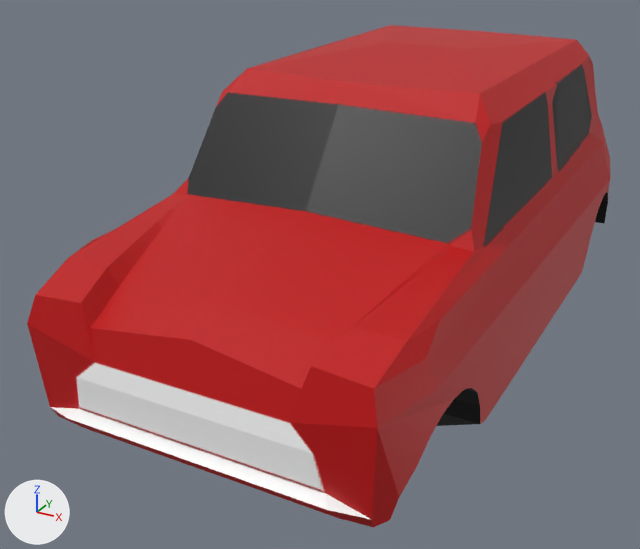
Before and after pictures for a commit that changed the glTF model public/cars/car1.glb.
Before and after are seen from a 50 mm camera at (1.48, -3.3, 1.41) aimed at (-0.22, -0.22, -0.13). The lights are fixed; the arrows at lower left show +X, +Y and +Z.
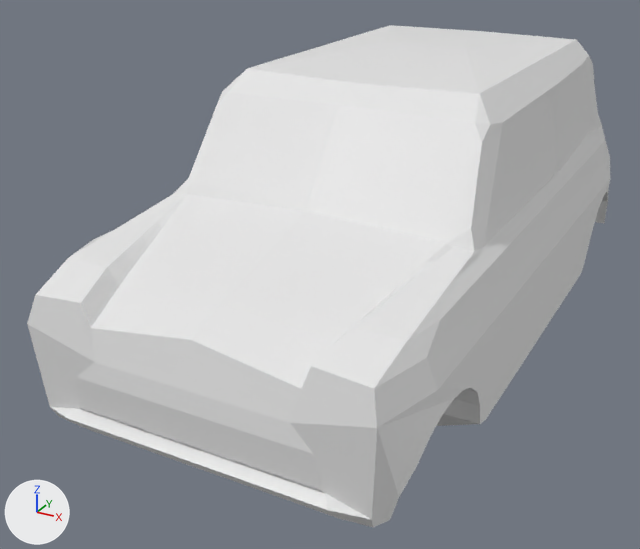
Where the change shows, as pixel boxes [x1, y1, x2, y2] in the pictures (640 x 549 px):
```json
{"object": "Cube", "change": "surface changed", "before": [27, 25, 610, 527], "after": [27, 25, 610, 527]}
```

Edits to the scene script, one JSON object a line:
```json
{"block": "mat_material", "where": "n2 = _N.new('ShaderNodeMix'); n2.name = 'Mix'"}
{"op": "add", "block": "mat_material", "code": "n2.inputs[7].default_value = (0.8, 0.8, 0.8, 1.0)  # 'B', white #e7e7e7"}
{"op": "remove", "block": "mat_material", "code": "n4 = _N.new('ShaderNodeTexImage'); n4.name = 'Image Texture'"}
{"op": "remove", "block": "mat_material", "code": "n4.image = img_car1"}
{"block": "mat_material", "where": "n3 = _N.new('ShaderNodeVertexColor'); n3.name = 'Color Attribute'"}
{"op": "remove", "block": "mat_material", "code": "_L.new(n3.outputs[0], n2.inputs[7])  # 'Color' to 'B'"}
{"op": "remove", "block": "mat_material", "code": "_L.new(n4.outputs[0], n2.inputs[6])  # 'Color' to 'A'"}
{"op": "add", "block": "mat_material", "code": "_L.new(n3.outputs[0], n2.inputs[6])  # 'Color' to 'A'"}
```
